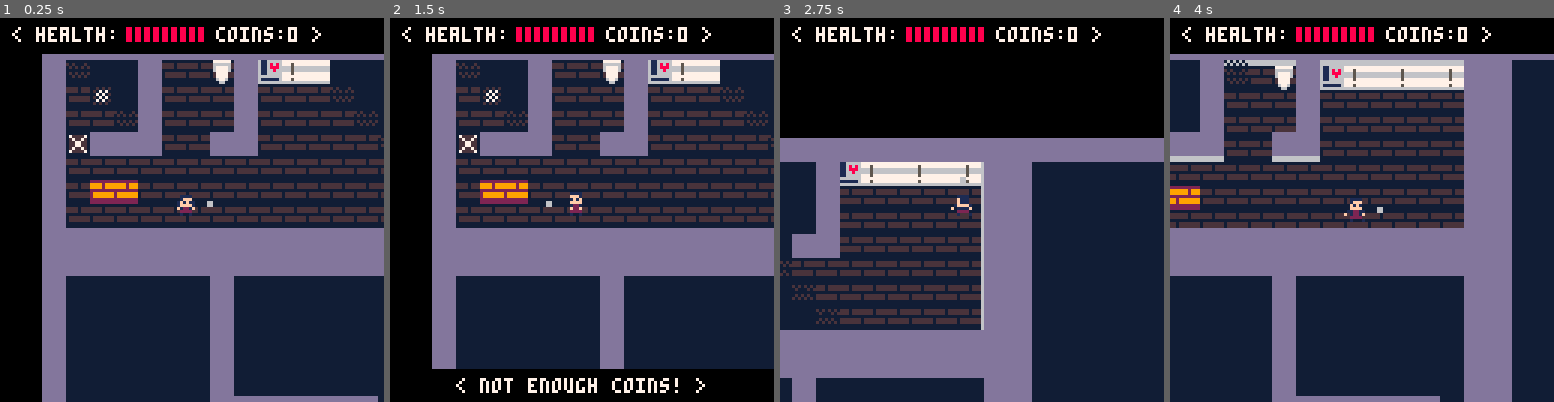
Above: before the commit, frames 1-4 (left to right).
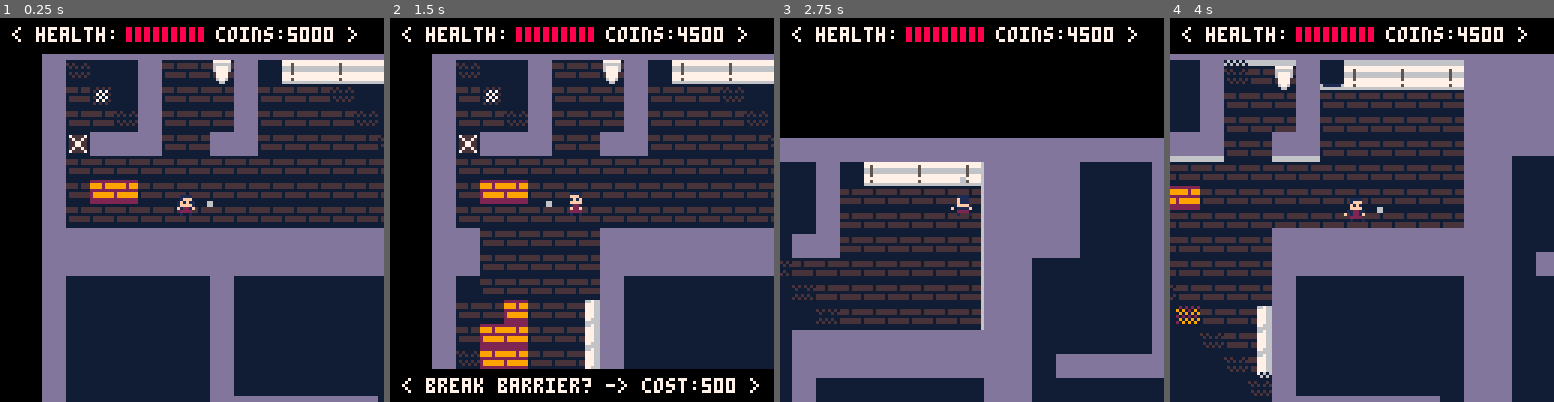
Above: after the commit, the same moments.

Repository: TripleADC/ZombiePico8
Game: PICO-8 cartridge zom8.p8
Same seed, same stepped clock (60 frames per second), same inputs: the game is played once before the commit and once after it.
Inputs:
- Up to frame 1 (0.25 s): no input
- Up to frame 2 (1.5 s): tap X (X key) at 0.33, 1.07 s; tap O (Z key) at 0.7 s
- Up to frame 3 (2.75 s): hold Right 1.6-2.1 s; tap O (Z key) at 1.7, 2.1, 2.5 s; tap X (X key) at 1.85 s; hold Up 2.15-2.42 s; hold Right from 2.47 s (still down)
- Up to frame 4 (4 s): tap O (Z key) at 2.9, 3.3, 3.7 s; tap X (X key) at 2.97 s; release Right at 3.03 s; hold Left 3.08-3.58 s; hold Down 3.63-3.97 s

The runs differ from the first frame. In frame 1, 1.5% of the frame differs, in the area x 67-100%, y 2-18%; in frame 2, 12%, in the area x 3-100%, y 2-98%; in frame 3, 7.5%; in frame 4, 9.5%.

Commit message:
Updated map
Tweaked how shadows worked

Added limits to mob spawning and heart regeneration

Diff:
--- a/zom8.p8
+++ b/zom8.p8
@@ -202,13 +202,13 @@
         facing=1,
 
         -- 0 = pistol, 1 = shotgun, 2 = bomb, 3 = laser
-        weapon=0,
+        weapon=1,
         reload_frames=0,
 
         laser_charging=false,
         laser_timer=0,
 
-        coins=0,
+        coins=5000,
 
         -- functions
         control=function(self, c)
@@ -253,7 +253,13 @@
                 if(self.coins >= vend.cost) then
                     make_particles(vend.x1, vend.y1, 9)
                     if(vend.perk == 1) then
-                        self.health += 1
+                        if(self.health < 9) then
+                            self.health += 1
+                        else
+                            coinmsg = true
+                            set_msg('< at full health! >', -40)
+                            self.coins += vend.cost
+                        end
                     elseif(vend.perk == 2) then
                         self.weapon = 1
                     elseif(vend.perk == 3) then
@@ -432,8 +438,8 @@
 		h=0.4,
 		dx=0,
 		dy=0,
-		max_dx=0.15,
-		max_dy=0.15,
+		max_dx=0.135,
+		max_dy=0.135,
 		accel=0.075,
 
         health=2,
@@ -808,6 +814,8 @@
 end
 
 function make_shotgun_proj(p, mainx, mainy, offsetx, offsety)
+    add(particles, make_smoke(p.x + mainx, p.y + mainy, 3 + rnd(6)))
+    add(particles, make_smoke(p.x + mainx + offsetx, p.y + mainy + offsety, 3 + rnd(6)))
     make_projectile(p, mainx, mainy)
     make_projectile(p, mainx+offsetx, mainy+offsety)
     make_projectile(p, mainx-offsetx, mainy-offsety)
@@ -930,7 +938,9 @@
                     self.timer -= 1
                 elseif(self.timer == 0 and m[self.y][self.x] > 0) then
                     self.timer = 90 + flr(rnd(200))
-                    make_zombie(self.x, self.y)
+                    if(#zombies <= 15) then
+                        make_zombie(self.x, self.y)
+                    end
                 end
             end}
     return spawner
@@ -1073,9 +1083,11 @@
     for j=0, map_height do
         -- adding new row
         for i=0, map_width do
-            if(p.x - 9 <= i and i <= p.x + 9) and (p.y - 9 <= j and j <= p.y + 9) then
-                if ((m[j][i] == 0 or m[j][i] > 10) and not surround_light(i, j, m, p) and not (j == flr(p.y) and i == flr(p.x))) or
-                    (not surround_light(i,j,m,p) and surround_only_decor(i,j,m)) then
+            if(p.x - 9 <= i and i <= p.x + 8) and (p.y - 9 <= j and j <= p.y + 8) then
+                if(fget(mget(i,j),2)) then
+                    copy_decor(i,j,m)
+                end
+                if ((m[j][i] == 0 or m[j][i] > 11) and not surround_player(i, j, m, pl) and not (j == flr(p.y) and i == flr(p.x))) then
                     spr(11, i*8, j*8)
                 end
                 if m[j][i] == 11 then
@@ -1089,7 +1101,7 @@
     end
 end
 
-function surround_light(x, y, m, pl)
+function surround_player(x, y, m, pl)
     if(x == 0 or y == 0 or x == map_width or y == map_height) then
         return false
     end
@@ -1097,23 +1109,28 @@
         -- check adjacent tiles in the cardinal directions
         local tileval = m[y + key_direction[i].y][x + key_direction[i].x]
 
-        if(tileval > 0 and tileval <= 10) or (tileval == 0 and (y + key_direction[i].y == flr(pl.y)) and (x + key_direction[i].x == flr(pl.x))) then
+        if(tileval == 0 and (y + key_direction[i].y == flr(pl.y)) and (x + key_direction[i].x == flr(pl.x))) then
             return true
         end
     end
     return false
 end
 
-function surround_only_decor(x, y, m)
+function copy_decor(x,y,m)
     if(x == 0 or y == 0 or x == map_width or y == map_height) then
-        return true
-    end
+        return
+    end
+    local minval = 21
     for i = 0, 3 do
-        if(not fget(mget(x + key_direction[i].x, y + key_direction[i].y), 2)) then
-            return false
-        end
-    end
-    return true
+        -- check adjacent tiles in the cardinal directions
+        local tileval = m[y + key_direction[i].y][x + key_direction[i].x]
+
+        if(tileval > 0 and tileval <= 20 and tileval <= minval) then
+            minval = tileval
+        end
+    end
+    m[y][x] = minval
+    return
 end
 
 function pathfind(t)
@@ -1181,7 +1198,7 @@
         local curr_tile_dist = m[t.y][t.x]
 
         -- to reduce lag
-        if curr_tile_dist > 20 then
+        if curr_tile_dist > 25 then
             break
         end
 
@@ -1194,7 +1211,7 @@
             local ay = t.y + d.y    -- d.y looks up or down
 
             -- if the adjacent tile is passable and hasn't yet been traversed (i.e. distance is 9999)
-            if not solid(ax, ay) and m[ay][ax] == 0 then
+            if (not solid(ax, ay) and m[ay][ax] == 0) then
                 -- set the distance of the adjacent tile to the current tile's distance + 1
                 m[ay][ax] = curr_tile_dist + 1
 
@@ -1354,40 +1371,39 @@
 
 
 
-
 __gff__
-0000010001000000010000000000000000000000000000000000000000000000000000000000000000000000000000000000030303030300000000000000000000000000000000000000000000000000000505050500000000000000000000000000050505040500000000000000000000000000000000000000000000000000
+0000010001000000010000000000000000000000000000000000000000000000000000000000000000000000000000000000030303030300000000000000000000000000000000050505050000000000000505050500000504040500000000000000050505040505040405000000000000000000000000050505050000000000
 0000000000000000000000000000000000000000000000000000000000000000000000000000000000000000000000000000000000000000000000000000000000000000000000000000000000000000000000000000000000000000000000000000000000000000000000000000000000000000000000000000000000000000
 __map__
 0202020202020202020202020202020202020202020202020202020202020202000000000000000000000000000000000000000000000000000000000000000000000000000000000000000000000000000000000000000000000000000000000000000000000000000000000000000000000000000000000000000000000000
-0205055102050551023252535253520202050505050505050505050505050502000000000000000000000000000000000000000000000000000000000000000000000000000000000000000000000000000000000000000000000000000000000000000000000000000000000000000000000000000000000000000000000000
-0205060502050505020505050505050202050505050505050505050505050502000000000000000000000000000000000000000000000000000000000000000000000000000000000000000000000000000000000000000000000000000000000000000000000000000000000000000000000000000000000000000000000000
-0205050502050505020505050505050202050505050505050505050505050502000000000000000000000000000000000000000000000000000000000000000000000000000000000000000000000000000000000000000000000000000000000000000000000000000000000000000000000000000000000000000000000000
-0207020202050502020505050505050202050505050505050505050505050502000000000000000000000000000000000000000000000000000000000000000000000000000000000000000000000000000000000000000000000000000000000000000000000000000000000000000000000000000000000000000000000000
-0205050505050505050505050505050202050505050505050505050505050502000000000000000000000000000000000000000000000000000000000000000000000000000000000000000000000000000000000000000000000000000000000000000000000000000000000000000000000000000000000000000000000000
-0205505005050505050505050505050202050505050505050505050505050502000000000000000000000000000000000000000000000000000000000000000000000000000000000000000000000000000000000000000000000000000000000000000000000000000000000000000000000000000000000000000000000000
-0205050505050505050505050505050202050505050505050505050505050502000000000000000000000000000000000000000000000000000000000000000000000000000000000000000000000000000000000000000000000000000000000000000000000000000000000000000000000000000000000000000000000000
-0202080808080802020202020202020202050505050505050505050505050502000000000000000000000000000000000000000000000000000000000000000000000000000000000000000000000000000000000000000000000000000000000000000000000000000000000000000000000000000000000000000000000000
-0202080808080802020202020202020202050505050505050505050505050502000000000000000000000000000000000000000000000000000000000000000000000000000000000000000000000000000000000000000000000000000000000000000000000000000000000000000000000000000000000000000000000000
-0235050505050502050505050505050202050505050505050505050505050502000000000000000000000000000000000000000000000000000000000000000000000000000000000000000000000000000000000000000000000000000000000000000000000000000000000000000000000000000000000000000000000000
-0205055005050502050605650505050202050505050505050505050505050502000000000000000000000000000000000000000000000000000000000000000000000000000000000000000000000000000000000000000000000000000000000000000000000000000000000000000000000000000000000000000000000000
-0205505005050502050566666605050202050505050505050505050505050502000000000000000000000000000000000000000000000000000000000000000000000000000000000000000000000000000000000000000000000000000000000000000000000000000000000000000000000000000000000000000000000000
-0205505005050502050564626305050202050505050505050505050505050502000000000000000000000000000000000000000000000000000000000000000000000000000000000000000000000000000000000000000000000000000000000000000000000000000000000000000000000000000000000000000000000000
-0205500505050502050505050505050202050505050505050505050505050502000000000000000000000000000000000000000000000000000000000000000000000000000000000000000000000000000000000000000000000000000000000000000000000000000000000000000000000000000000000000000000000000
-0205050505050502020202020202070202050505050505050505050505050502000000000000000000000000000000000000000000000000000000000000000000000000000000000000000000000000000000000000000000000000000000000000000000000000000000000000000000000000000000000000000000000000
-0205055005050554050505050505050808050505050505050505050505050502000000000000000000000000000000000000000000000000000000000000000000000000000000000000000000000000000000000000000000000000000000000000000000000000000000000000000000000000000000000000000000000000
-0205500261050505050505050505050808050505050505050505050505050502000000000000000000000000000000000000000000000000000000000000000000000000000000000000000000000000000000000000000000000000000000000000000000000000000000000000000000000000000000000000000000000000
-0205500261050505050505050505050808050505050505050505050505050502000000000000000000000000000000000000000000000000000000000000000000000000000000000000000000000000000000000000000000000000000000000000000000000000000000000000000000000000000000000000000000000000
-0205500261050505050505050505050808050505050505050505050505050502000000000000000000000000000000000000000000000000000000000000000000000000000000000000000000000000000000000000000000000000000000000000000000000000000000000000000000000000000000000000000000000000
-0205055405050554050505050505050808050505050505050505050505050502000000000000000000000000000000000000000000000000000000000000000000000000000000000000000000000000000000000000000000000000000000000000000000000000000000000000000000000000000000000000000000000000
-0205055005050502020202020202020202050505050505050505050505050502000000000000000000000000000000000000000000000000000000000000000000000000000000000000000000000000000000000000000000000000000000000000000000000000000000000000000000000000000000000000000000000000
-0205505005050502050505050505050202050505050505050505050505050502000000000000000000000000000000000000000000000000000000000000000000000000000000000000000000000000000000000000000000000000000000000000000000000000000000000000000000000000000000000000000000000000
-0205506002050502056666660506050202050505050505050505050505050502000000000000000000000000000000000000000000000000000000000000000000000000000000000000000000000000000000000000000000000000000000000000000000000000000000000000000000000000000000000000000000000000
-0205506002050502056666666505050202050505050505050505050505050502000000000000000000000000000000000000000000000000000000000000000000000000000000000000000000000000000000000000000000000000000000000000000000000000000000000000000000000000000000000000000000000000
-0205050554050502056364620505050202050505050505050505050505050502000000000000000000000000000000000000000000000000000000000000000000000000000000000000000000000000000000000000000000000000000000000000000000000000000000000000000000000000000000000000000000000000
+0205055102050551023252535253520202020205050502540505050505053502000000000000000000000000000000000000000000000000000000000000000000000000000000000000000000000000000000000000000000000000000000000000000000000000000000000000000000000000000000000000000000000000
+0205060502050505020505050505050202020205060502610550050550050502000000000000000000000000000000000000000000000000000000000000000000000000000000000000000000000000000000000000000000000000000000000000000000000000000000000000000000000000000000000000000000000000
+0205050502050505020505050505050202020241414102610550500550500502000000000000000000000000000000000000000000000000000000000000000000000000000000000000000000000000000000000000000000000000000000000000000000000000000000000000000000000000000000000000000000000000
+0207020202050502020505050505050202020241414102050505500505500502000000000000000000000000000000000000000000000000000000000000000000000000000000000000000000000000000000000000000000000000000000000000000000000000000000000000000000000000000000000000000000000000
+02050505050505050505050505050502020b0b41414102050505050505050502000000000000000000000000000000000000000000000000000000000000000000000000000000000000000000000000000000000000000000000000000000000000000000000000000000000000000000000000000000000000000000000000
+02055050050505050505050505050502020d0d4141410205054748494a050502000000000000000000000000000000000000000000000000000000000000000000000000000000000000000000000000000000000000000000000000000000000000000000000000000000000000000000000000000000000000000000000000
+020505050505050505050505050505020205054141410205055758595a050502000000000000000000000000000000000000000000000000000000000000000000000000000000000000000000000000000000000000000000000000000000000000000000000000000000000000000000000000000000000000000000000000
+020208080808080202020202020202020205050505050205056768696a050502000000000000000000000000000000000000000000000000000000000000000000000000000000000000000000000000000000000000000000000000000000000000000000000000000000000000000000000000000000000000000000000000
+020208080808080202020202020202020207020202020205057778797a050502000000000000000000000000000000000000000000000000000000000000000000000000000000000000000000000000000000000000000000000000000000000000000000000000000000000000000000000000000000000000000000000000
+0233050505050502050505050505050202050505050505050505050505500502000000000000000000000000000000000000000000000000000000000000000000000000000000000000000000000000000000000000000000000000000000000000000000000000000000000000000000000000000000000000000000000000
+0205055005056002050605650505050202050505050505050505050550500502000000000000000000000000000000000000000000000000000000000000000000000000000000000000000000000000000000000000000000000000000000000000000000000000000000000000000000000000000000000000000000000000
+020550500505600205056666660505020205054748494a05054748494a050502000000000000000000000000000000000000000000000000000000000000000000000000000000000000000000000000000000000000000000000000000000000000000000000000000000000000000000000000000000000000000000000000
+020550500505600205056462630505020205055758595a05055758595a050502000000000000000000000000000000000000000000000000000000000000000000000000000000000000000000000000000000000000000000000000000000000000000000000000000000000000000000000000000000000000000000000000
+020550050505050205050505050505020205056768696a05056768696a050502000000000000000000000000000000000000000000000000000000000000000000000000000000000000000000000000000000000000000000000000000000000000000000000000000000000000000000000000000000000000000000000000
+020505050505050202020202020207020205057778797a05057778797a050502000000000000000000000000000000000000000000000000000000000000000000000000000000000000000000000000000000000000000000000000000000000000000000000000000000000000000000000000000000000000000000000000
+0205055005050554055353535305050808050505050505050505050505500502000000000000000000000000000000000000000000000000000000000000000000000000000000000000000000000000000000000000000000000000000000000000000000000000000000000000000000000000000000000000000000000000
+0205500261050505050505050505050808050505050505050505050550500502000000000000000000000000000000000000000000000000000000000000000000000000000000000000000000000000000000000000000000000000000000000000000000000000000000000000000000000000000000000000000000000000
+020550026105050505050505050505080805054748494a05054748494a050502000000000000000000000000000000000000000000000000000000000000000000000000000000000000000000000000000000000000000000000000000000000000000000000000000000000000000000000000000000000000000000000000
+020550026105050505050505050505080805055758595a05055758595a050502000000000000000000000000000000000000000000000000000000000000000000000000000000000000000000000000000000000000000000000000000000000000000000000000000000000000000000000000000000000000000000000000
+020505540505055405050505050505080805056768696a05056768696a050502000000000000000000000000000000000000000000000000000000000000000000000000000000000000000000000000000000000000000000000000000000000000000000000000000000000000000000000000000000000000000000000000
+020505500505050202020202020202020205057778797a05057778797a050502000000000000000000000000000000000000000000000000000000000000000000000000000000000000000000000000000000000000000000000000000000000000000000000000000000000000000000000000000000000000000000000000
+0205505005050502050505050505050202050505050505050505050505500502000000000000000000000000000000000000000000000000000000000000000000000000000000000000000000000000000000000000000000000000000000000000000000000000000000000000000000000000000000000000000000000000
+0205506002050502056666660506050202050505050505050505050550500502000000000000000000000000000000000000000000000000000000000000000000000000000000000000000000000000000000000000000000000000000000000000000000000000000000000000000000000000000000000000000000000000
+0205506002050502056666666505050202020202020808080808020202020202000000000000000000000000000000000000000000000000000000000000000000000000000000000000000000000000000000000000000000000000000000000000000000000000000000000000000000000000000000000000000000000000
+0205050554050502056364620505050202020202020808080808020202020202000000000000000000000000000000000000000000000000000000000000000000000000000000000000000000000000000000000000000000000000000000000000000000000000000000000000000000000000000000000000000000000000
 0205050505050507050505050505050202050505050505050505050505050502000000000000000000000000000000000000000000000000000000000000000000000000000000000000000000000000000000000000000000000000000000000000000000000000000000000000000000000000000000000000000000000000
 0202020202020202020202020202020202050505050505050505050505050502000000000000000000000000000000000000000000000000000000000000000000000000000000000000000000000000000000000000000000000000000000000000000000000000000000000000000000000000000000000000000000000000
-0205050505050505050505050505050505050505050505050505050505050502000000000000000000000000000000000000000000000000000000000000000000000000000000000000000000000000000000000000000000000000000000000000000000000000000000000000000000000000000000000000000000000000
-0205050505050505050505050505050505050505050505050505050505050502000000000000000000000000000000000000000000000000000000000000000000000000000000000000000000000000000000000000000000000000000000000000000000000000000000000000000000000000000000000000000000000000
-0205050505050505050505050505050505050505050505050505050505050502000000000000000000000000000000000000000000000000000000000000000000000000000000000000000000000000000000000000000000000000000000000000000000000000000000000000000000000000000000000000000000000000
-0205050505050505050505050505050505050505050505050505050505050502000000000000000000000000000000000000000000000000000000000000000000000000000000000000000000000000000000000000000000000000000000000000000000000000000000000000000000000000000000000000000000000000
+0000000000000000000000000000000202050505050505050505050505050502000000000000000000000000000000000000000000000000000000000000000000000000000000000000000000000000000000000000000000000000000000000000000000000000000000000000000000000000000000000000000000000000
+0000000000000000000000000000000202050505050505050505050505050502000000000000000000000000000000000000000000000000000000000000000000000000000000000000000000000000000000000000000000000000000000000000000000000000000000000000000000000000000000000000000000000000
+0000000000000000000000000000000202020202020202020202020202020202000000000000000000000000000000000000000000000000000000000000000000000000000000000000000000000000000000000000000000000000000000000000000000000000000000000000000000000000000000000000000000000000
+0000000000000000000000000000000202020202020202020202020202020202000000000000000000000000000000000000000000000000000000000000000000000000000000000000000000000000000000000000000000000000000000000000000000000000000000000000000000000000000000000000000000000000
Not shown, changed: 41 lines of the sprite sheet (__gfx__) section of zom8.p8
